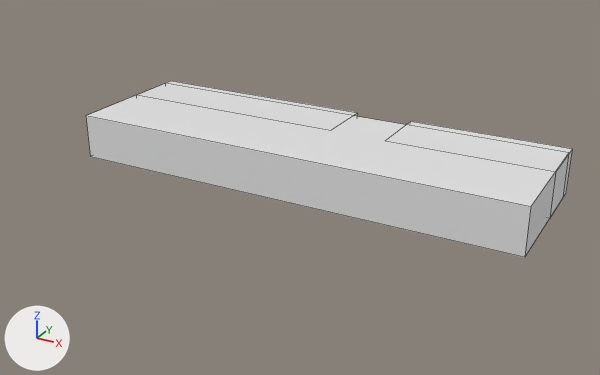
Renders of the Blender file Resources/Level/level2.blend from each side of a commit.
The view is the same before and after, from a 50 mm lens placed at (60.5, -136.9, 63.6), pointed at (-9.2, -10.1, 0.2). The lights are fixed; the arrows at lower left show +X, +Y and +Z. Mesh edges are drawn as thin lines.

Objects in the first picture: 'Cube', '立方体.001', '立方体.003'.
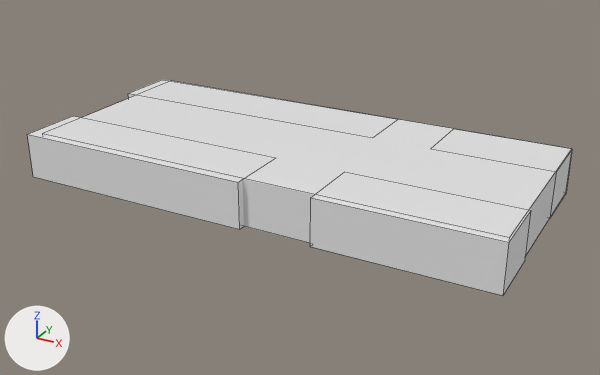
Pixel boxes (x1, y1, x2, y2) of what changed, in the pictures (600 x 375 px):
'Cube', moved, rescaled
    before: (86, 83, 569, 257)
    after: (42, 81, 571, 255)
'立方体.002', added
    after: (310, 195, 531, 295)
'立方体.007', added
    after: (27, 116, 244, 229)
'立方体.001', moved, rescaled
    before: (406, 121, 572, 218)
    after: (458, 129, 573, 218)
'立方体.003', moved, rescaled
    before: (137, 81, 358, 116)
    after: (128, 80, 170, 98)

The change, as a list of edits to the scene's bpy script:
```text
Change ob_cube:
    ob_cube.location: (-9.9, -3.8, 4.6) -> (-9.9, -8.7, 4.6)
    ob_cube.scale: (45.2, 4.46, 13.2) -> (45.2, 4.46, 20.4)
Change ob_立方体_003:
    ob_立方体_003.location: (-31.7, 5.9, 4.5) -> (-28.4, 5.9, 4.5)
    ob_立方体_003.scale: (23.9, 6.14, 4.39) -> (29.5, 6.14, 4.39)
Change ob_立方体_001:
    ob_立方体_001.location: (19.6, 5.9, 4.5) -> (24.1, 5.9, 4.5)
    ob_立方体_001.scale: (15.9, 6.29, 4.39) -> (11.4, 6.29, 4.39)
Add ob_立方体_007:
    ob_立方体_007 = bpy.data.objects.new('立方体.007', me_立方体_006.copy())  # the mesh of ob_立方体_001
    ob_立方体_007.location = (-33.8, -24.1, 4.5)
    ob_立方体_007.scale = (24.0, 6.29, 4.39)
Add ob_立方体_002:
    ob_立方体_002 = bpy.data.objects.new('立方体.002', me_立方体_006.copy())  # the mesh of ob_立方体_001
    ob_立方体_002.location = (19.7, -23.9, 4.5)
    ob_立方体_002.scale = (16.0, 6.14, 4.39)
```
